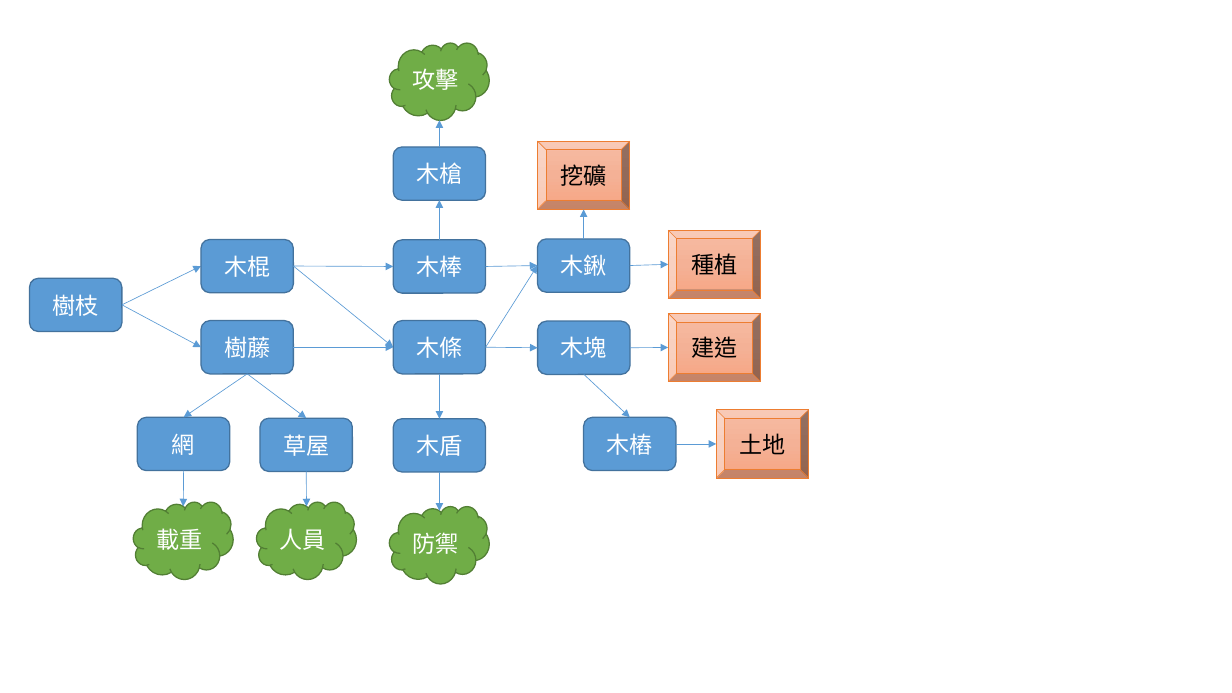
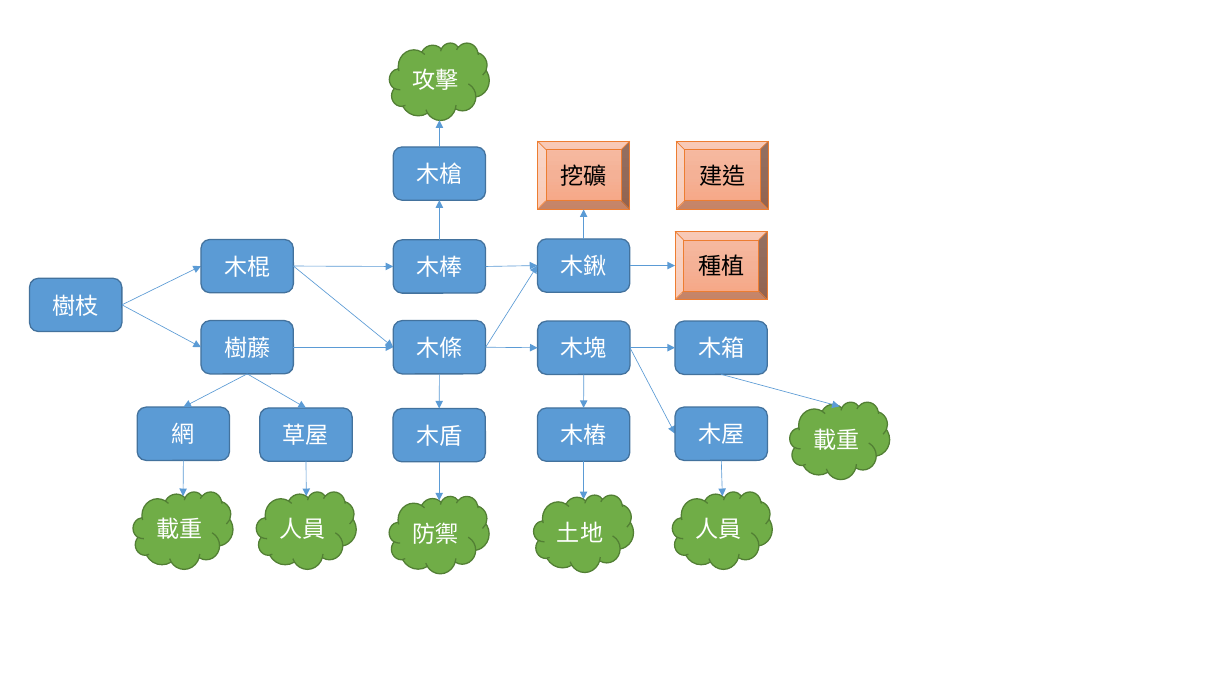
Before and after one commit to pablo-new17/MyGame, a slide deck: slide 6 of document/Game1.pptx (slide 2 before the commit). Drawn at 1232x693 pixels with LibreOffice and Linux fonts; fonts in the diff are those of the drawing. Boxes give left, top, right and bottom in pixels: in the first picture for what was removed or moved away, otherwise in the second. Text is boxed around its words. In the diff, an @@ line names an element or a change of style, - is before the commit and + after.

```diff
--- a/document/Game1.pptx
+++ b/document/Game1.pptx
@@ bevel "建造": place and size @@
-bevel "建造" at [668, 313, 761, 382]
+bevel "建造" at [677, 141, 769, 210]
@@ bevel "種植": place and size @@
-bevel "種植" at [668, 230, 761, 299]
+bevel "種植" at [676, 231, 768, 299]
@@ arrow moved from (630, 265) - (668, 264) to (630, 265) - (676, 265) @@
@@ rounded rectangle added at [676, 322, 768, 375], fill #5B9BD5, outline #43739E 1 pt, 18 pt, text #FFFFFF @@
+木箱
@@ arrow moved from (630, 348) - (668, 348) to (630, 348) - (676, 433) @@
@@ arrow added from (630, 348) to (676, 348), #5B9BD5 0.5 pt @@
@@ arrow moved from (248, 374) - (184, 418) to (248, 374) - (183, 408) @@
@@ arrow moved from (248, 374) - (306, 419) to (248, 374) - (306, 409) @@
@@ arrow moved from (440, 374) - (440, 419) to (440, 374) - (439, 409) @@
@@ arrow moved from (584, 374) - (630, 418) to (584, 374) - (584, 409) @@
@@ arrow added from (722, 374) to (840, 407), #5B9BD5 0.5 pt @@
@@ rounded rectangle "木樁": place and size @@
-rounded rectangle "木樁" at [584, 418, 677, 471]
+rounded rectangle "木樁" at [538, 409, 630, 462]
@@ rounded rectangle added at [676, 408, 768, 461], fill #5B9BD5, outline #43739E 1 pt, 18 pt, text #FFFFFF @@
+木屋
@@ cloud added at [790, 402, 890, 480], fill #70AD47, outline #538035 1 pt, 18 pt, text #FFFFFF @@
+載重
@@ 3 clouds, 3 rounded rectangles, 3 arrows: place and size @@
-3 clouds, 3 rounded rectangles, 3 arrows at [133, 418, 490, 584]
+3 clouds, 3 rounded rectangles, 3 arrows at [133, 408, 489, 574]
@@ arrow moved from (677, 444) - (716, 444) to (584, 461) - (584, 499) @@
@@ arrow added from (722, 460) to (723, 496), #5B9BD5 0.5 pt @@
@@ cloud "土地": place and size @@
-cloud "土地" at [716, 410, 809, 479]
+cloud "土地" at [534, 495, 634, 573]
@@ cloud "土地" at [534, 495, 634, 573]: text colour #000000 to #FFFFFF; bevel to cloud; fill gradient #F7BDA5 to #F5B196 to #F8A582 to #70AD47; outline #ED7D31 0.5 pt to #538035 1 pt @@
@@ cloud added at [673, 492, 773, 569], fill #70AD47, outline #538035 1 pt, 18 pt, text #FFFFFF @@
+人員
```
Also in this commit, not shown: 4 slides added.
